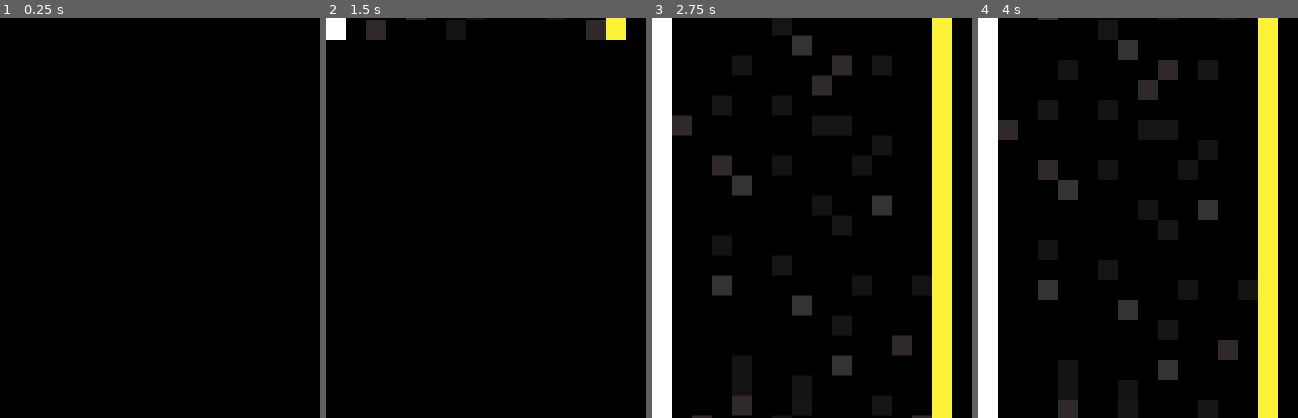
Above: before the commit, frames 1-4 (left to right).
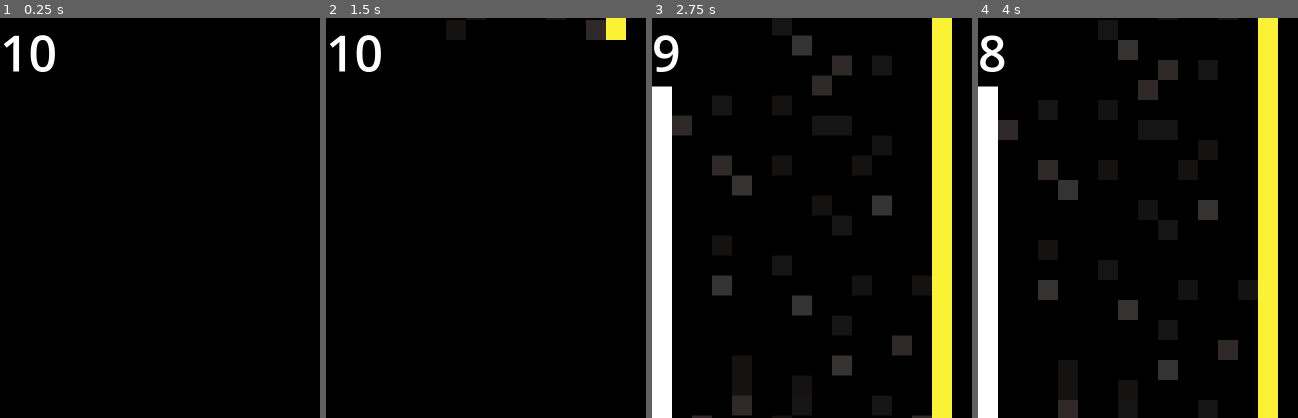
Above: after the commit, the same moments.

Repository: MathiasBenoni/urban-engine
Game: Godot game, scene res://scenes/main.tscn
The game is run twice, just before and just after one commit, with the same random seed, the same clock (stepped at 60 frames per second) and the same inputs. The engine's default icon, where the game draws it, is replaced by a stand-in: a white triangle on a blue panel in a dark square.
Inputs:
- Up to frame 1 (0.25 s): no input
- Up to frame 2 (1.5 s): tap Enter at 0.5 s; hold D (right) from 0.53 s (still down)
- Up to frame 3 (2.75 s): release D (right) at 2.03 s; hold A (left) from 2.03 s (still down)
- Up to frame 4 (4 s): release A (left) at 3.53 s; hold Space (brake) from 3.53 s (still down)
The pictures show only the part of the screen within x 0-50%, y 0-50%; the shares and areas given below are measured in that part.

The runs differ from the first frame. In frame 1, 0.6% of the frame differs, in the area x 1-18%, y 4-14%; in frame 2, 1.2%, in the area x 0-32%, y 0-14%; in frame 3, 1.0%; in frame 4, 1.0%.

Commit message:
Added a counter for how long it is until a new intersection appears, offset included

Diff:
--- a/scenes/main.tscn
+++ b/scenes/main.tscn
@@ -7,10 +7,10 @@
 [node name="main" type="Node2D"]
 script = ExtResource("1_jyhfs")
 
-[node name="viewport" type="CanvasLayer" parent="."]
+[node name="background" type="CanvasLayer" parent="."]
 layer = -1
 
-[node name="ColorRect" type="ColorRect" parent="viewport"]
+[node name="ColorRect" type="ColorRect" parent="background"]
 z_index = -6
 z_as_relative = false
 anchors_preset = 15
@@ -28,3 +28,24 @@
 
 [node name="Camera2D" type="Camera2D" parent="."]
 position = Vector2(0, 1600)
+
+[node name="viewport" type="CanvasLayer" parent="."]
+
+[node name="ColorRect" type="ColorRect" parent="viewport"]
+z_index = -1
+offset_right = 224.0
+offset_bottom = 137.0
+color = Color(0, 0, 0, 1)
+
+[node name="HBoxContainer" type="HBoxContainer" parent="viewport"]
+anchors_preset = -1
+anchor_right = 0.259375
+anchor_bottom = 0.085625
+offset_right = -292.0
+offset_bottom = -97.0
+metadata/_edit_use_anchors_ = true
+
+[node name="meters" type="Label" parent="viewport/HBoxContainer"]
+layout_mode = 2
+theme_override_font_sizes/font_size = 100
+text = "Test"
--- a/scripts/main.gd
+++ b/scripts/main.gd
@@ -7,6 +7,7 @@
 var road_list = []
 var roads_made := 0
 
+@onready var meters = $viewport/HBoxContainer/meters
 
 func generate_pattern(length) -> Array:
 	var pattern = []
@@ -54,18 +55,34 @@
 
 
 
+func update_meters():
+	var count = 0
+	var index = roads_made - 2
+	while index < pattern.size():
+
+		if pattern[index] == 1:
+			break
+		count += 1
+		index += 1
+
+	meters.text = str(count)
+
 func _ready() -> void:
 	make_road()
+	update_meters()
 
 func _process(delta: float) -> void:
+
 
 	# Spawn new road when the last one reaches the threshold
 	if road_list[-1].position.y >= 800:
 		make_road()
+		update_meters()
 	while road_list.size() > 0 and road_list[0].position.y >= 4000:
 
 		var old_road = road_list.pop_front()
 		old_road.queue_free()
+
 
 
 	if brake == true:
